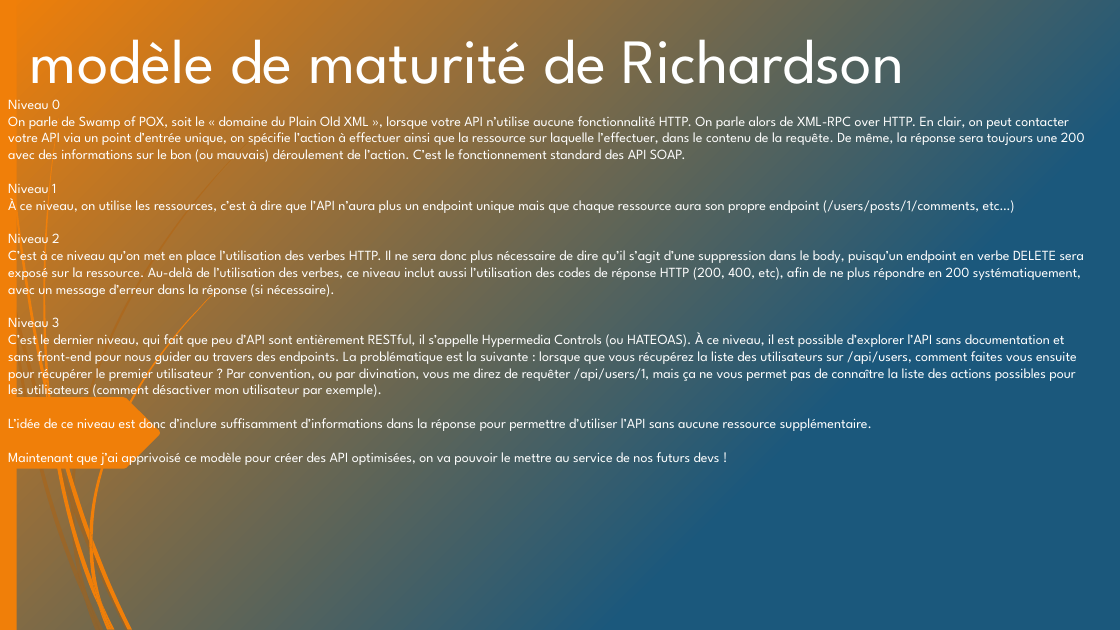
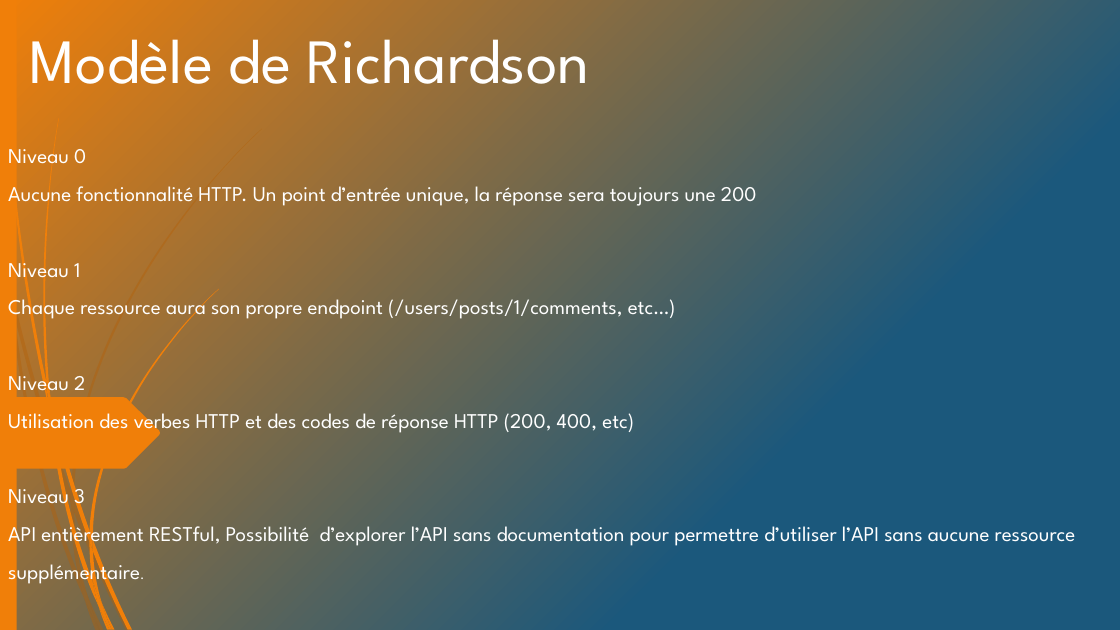
Before and after one commit to avamdui/P7-API, a slide deck: slide 6 of UML/BileMo.pptx (slide 9 before the commit). Drawn at 1120x630 pixels with LibreOffice and Linux fonts; fonts in the diff are those of the drawing; background and template pictures are left out. Boxes give left, top, right and bottom in pixels: in the first picture for what was removed or moved away, otherwise in the second. Text is boxed around its words. In the diff, an @@ line names an element or a change of style, - is before the commit and + after.

```diff
--- a/UML/BileMo.pptx
+++ b/UML/BileMo.pptx
@@ title at [30, 39, 590, 84]: text changed @@
-modèle de maturité de Richardson
+Modèle de Richardson
@@ text "Niveau 0": place and size @@
-text "Niveau 0" at [8, 99, 1085, 467]
+text "Niveau 0" at [8, 149, 1076, 585]
@@ text at [8, 149, 86, 510]: size 12 to 18 pt in "Niveau 0", "Niveau 1", "Niveau 2", "Niveau 3"; line spacing 1 to 1.5 @@
@@ text at [8, 186, 757, 206]: text changed; size 12 to 18 pt @@
-On parle de Swamp of POX, soit le « domaine du Plain Old XML », lorsque votre API n’utilise aucune fonctionnalité HTTP. On parle alors de XML-RPC over HTTP. En clair, on peut contacter votre API via un point d’entrée unique, on spécifie l’action à effectuer ainsi que la ressource sur laquelle l’effectuer, dans le contenu de la requête. De même, la réponse sera toujours une 200 avec des informations sur le bon (ou mauvais) déroulement de l’action. C’est le fonctionnement standard des API SOAP.
+Aucune fonctionnalité HTTP. Un point d’entrée unique, la réponse sera toujours une 200
@@ text at [8, 294, 676, 321]: text changed; size 12 to 18 pt @@
-À ce niveau, on utilise les ressources, c’est à dire que l’API n’aura plus un endpoint unique mais que chaque ressource aura son propre endpoint (/users/posts/1/comments, etc…)
+Chaque ressource aura son propre endpoint (/users/posts/1/comments, etc…)
@@ text at [8, 407, 634, 434]: text changed; size 12 to 18 pt @@
-C’est à ce niveau qu’on met en place l’utilisation des verbes HTTP. Il ne sera donc plus nécessaire de dire qu’il s’agit d’une suppression dans le body, puisqu’un endpoint en verbe DELETE sera exposé sur la ressource. Au-delà de l’utilisation des verbes, ce niveau inclut aussi l’utilisation des codes de réponse HTTP (200, 400, etc), afin de ne plus répondre en 200 systématiquement, avec un message d’erreur dans la réponse (si nécessaire).
+Utilisation des verbes HTTP et des codes de réponse HTTP (200, 400, etc)
@@ text at [8, 521, 1076, 585]: text changed; size 12 to 18 pt @@
-C’est le dernier niveau, qui fait que peu d’API sont entièrement RESTful, il s’appelle Hypermedia Controls (ou HATEOAS). À ce niveau, il est possible d’explorer l’API sans documentation et sans front-end pour nous guider au travers des endpoints. La problématique est la suivante : lorsque que vous récupérez la liste des utilisateurs sur /api/users, comment faites vous ensuite pour récupérer le premier utilisateur ? Par convention, ou par divination, vous me direz de requêter /api/users/1, mais ça ne vous permet pas de connaître la liste des actions possibles pour les utilisateurs (comment désactiver mon utilisateur par exemple).
-L’idée de ce niveau est donc d’inclure suffisamment d’informations dans la réponse pour permettre d’utiliser l’API sans aucune ressource supplémentaire.
-Maintenant que j’ai apprivoisé ce modèle pour créer des API optimisées, on va pouvoir le mettre au service de nos futurs devs !
+API entièrement RESTful, Possibilité d’explorer l’API sans documentation pour permettre d’utiliser l’API sans aucune ressource supplémentaire.
```
Also in this commit, not shown: 3 other slides changed, 4 slides added, 2 slides removed, 2 other files.
